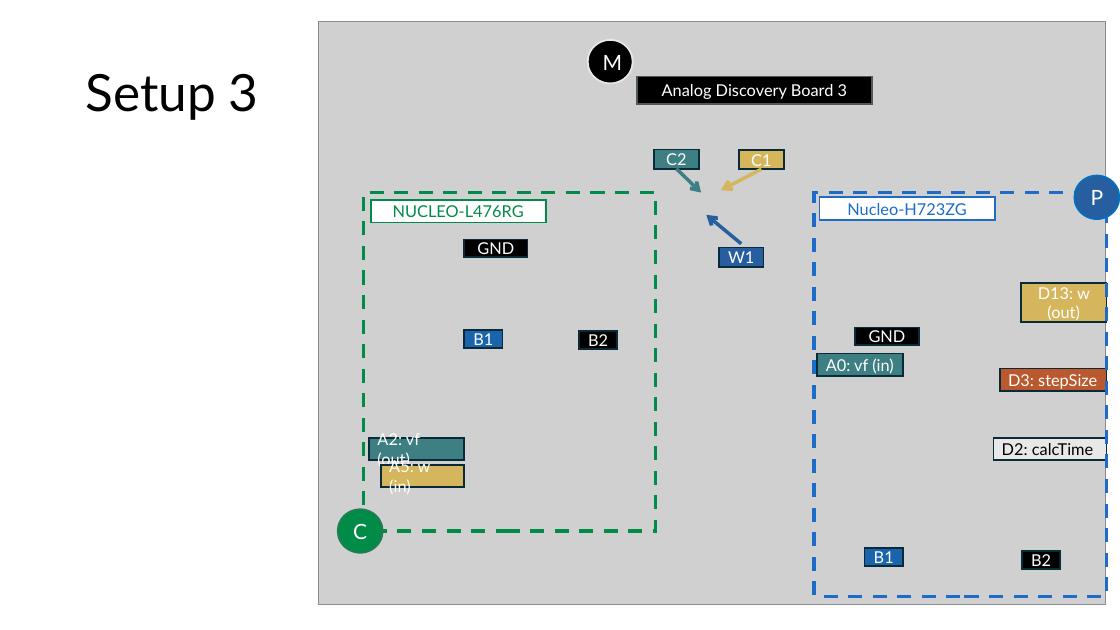
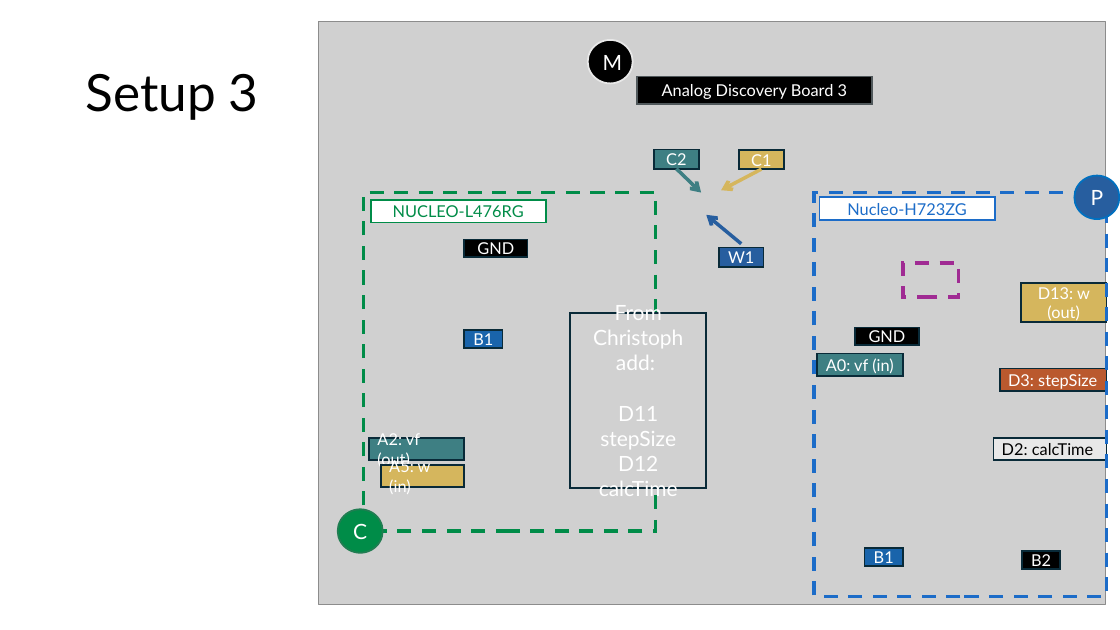
Before and after one commit to ALSETLab/efmi-pss-use-case, a slide deck: slide 1 of docs/20260430-nucleo-pin-configurations-l4-h2.pptx. Drawn at 1120x630 pixels with LibreOffice and Linux fonts; fonts in the diff are those of the drawing; grey boxes stand for pictures. Boxes give left, top, right and bottom in pixels: in the first picture for what was removed or moved away, otherwise in the second. Text is boxed around its words. In the diff, an @@ line names an element or a change of style, - is before the commit and + after.

```diff
--- a/docs/20260430-nucleo-pin-configurations-l4-h2.pptx
+++ b/docs/20260430-nucleo-pin-configurations-l4-h2.pptx
@@ rectangle added at box(903, 263, 959, 297), outline #A02B93 3 pt dashed @@
@@ rectangle added at box(571, 313, 707, 487), fill #D1D1D1, outline #092A39 1.5 pt, 18 pt, text #FFFFFF @@
+From Christoph add:
+D11 stepSize
+D12 calcTime
@@ rectangle removed at box(579, 331, 618, 349) @@
-B2
```
Also in this commit, not shown: 29 other files.
